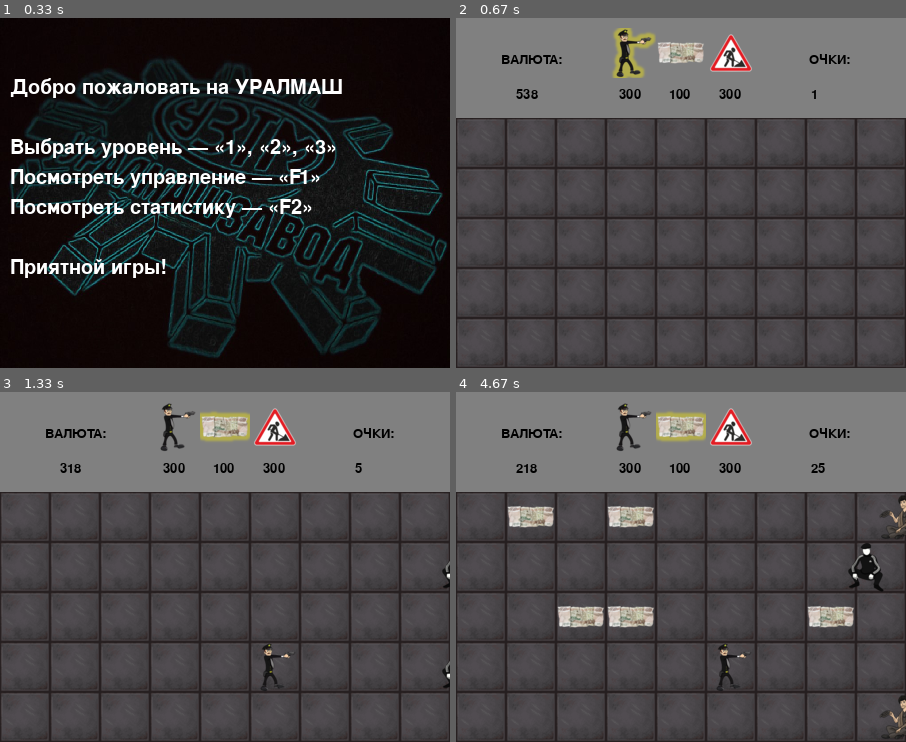
Above: before the commit, frames 1-4 (two rows, left to right).
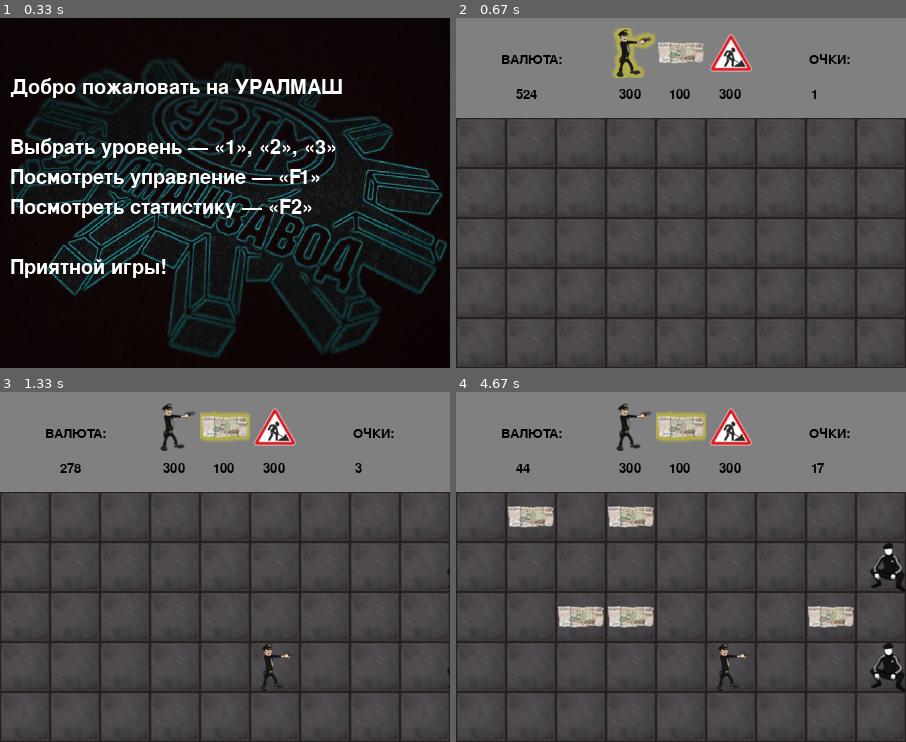
Above: after the commit, the same moments.

Repository: evsmol/pygame
Game: pygame game, started from main.py
Same seed, same stepped clock (60 frames per second), same inputs: the game is played once before the commit and once after it.
Inputs (mouse positions are in pixels of both pictures, inside the frame that each line leads up to):
- Up to frame 1 (0.33 s): no input
- Up to frame 2 (0.67 s): tap 3 at 0.33 s
- Up to frame 3 (1.33 s): click (270, 644) at 0.72 s; tap 2 at 1 s
- Up to frame 4 (4.67 s): click (537, 500) at 1.38 s; click (636, 623) at 1.72 s; click (555, 623) at 2.05 s; click (622, 511) at 2.88 s; click (820, 633) at 4.22 s

Frame 1 is identical in both runs. In frame 2, less than 0.1% of the frame differs, in the area x 14-19%, y 20-24%; in frame 3, 0.2%; in frame 4, 1.8%, in the area x 13-100%, y 20-100%.

Commit message:
added a collision

Diff:
--- a/main.py
+++ b/main.py
@@ -10,16 +10,16 @@
 pygame.display.set_icon(pygame.image.load("data/icon.png"))
 size = width, height = 450, 350  # размеры поля
 screen = pygame.display.set_mode(size)
-FPS = 60
+FPS = 40
 tile_width = tile_height = 50  # размеры клетки
 level = 0  # выбранный уровень
 music = True  # состояние музыки
 
 # музыка
 # sound_start = pg.mixer.Sound('data/start.mp3')
-# sound_start.set_volume(0.5)
+# sound_start.set_volume(0.2)
 # sound_main = pg.mixer.Sound('data/main.mp3')
-# sound_main.set_volume(0.5)
+# sound_main.set_volume(0.2)
 
 
 # выход из программы
@@ -181,10 +181,16 @@
     def __init__(self, pos_x, pos_y):
         super().__init__(evil_group, all_sprites)
         self.image = evil_images['gop']
+        self.mask = pygame.mask.from_surface(self.image)
         self.rect = self.image.get_rect().move(
             tile_width * pos_x, tile_height * pos_y)
         self.health = 5
         self.speed_counter = 0
+
+    def damage(self):
+        self.health -= 1
+        if self.health == 0:
+            self.kill()
 
     def update(self):
         if self.speed_counter == 3:
@@ -199,6 +205,7 @@
     def __init__(self, pos_x, pos_y):
         super().__init__(evil_group, all_sprites)
         self.image = evil_images['beggar']
+        self.mask = pygame.mask.from_surface(self.image)
         self.rect = self.image.get_rect().move(
             tile_width * pos_x, tile_height * pos_y)
         self.health = 5
@@ -217,6 +224,7 @@
     def __init__(self, pos_x, pos_y):
         super().__init__(evil_group, all_sprites)
         self.image = evil_images['drunk']
+        self.mask = pygame.mask.from_surface(self.image)
         self.rect = self.image.get_rect().move(
             tile_width * pos_x, tile_height * pos_y)
         self.health = 5
@@ -235,6 +243,7 @@
     def __init__(self, pos_x, pos_y):
         super().__init__(npc_group, all_sprites)
         self.image = npc_images['cop']
+        self.mask = pygame.mask.from_surface(self.image)
         self.rect = self.image.get_rect().move(
             tile_width * pos_x, tile_height * pos_y)
         self.x = pos_x
@@ -255,6 +264,7 @@
     def __init__(self, pos_x, pos_y):
         super().__init__(bullet_group, all_sprites)
         self.image = npc_images['bullet']
+        self.mask = pygame.mask.from_surface(self.image)
         self.rect = self.image.get_rect().move(
             tile_width * pos_x + 28, tile_height * pos_y)
 
@@ -267,6 +277,7 @@
     def __init__(self, pos_x, pos_y):
         super().__init__(npc_group, all_sprites)
         self.image = npc_images['sotochka']
+        self.mask = pygame.mask.from_surface(self.image)
         self.rect = self.image.get_rect().move(
             tile_width * pos_x, tile_height * pos_y)
         self.x = pos_x
@@ -279,6 +290,7 @@
     def __init__(self, pos_x, pos_y):
         super().__init__(npc_group, all_sprites)
         self.image = npc_images['sign']
+        self.mask = pygame.mask.from_surface(self.image)
         self.rect = self.image.get_rect().move(
             tile_width * pos_x, tile_height * pos_y)
         self.x = pos_x
@@ -300,6 +312,17 @@
 
 
 Gop(9, 5)
+Gop(10, 5)
+Gop(11, 5)
+Gop(12, 5)
+Gop(13, 5)
+Gop(14, 5)
+Gop(15, 5)
+Gop(16, 5)
+Gop(17, 5)
+Gop(18, 5)
+Gop(19, 5)
+Gop(20, 5)
 Drunk(10, 4)
 Gop(9, 3)
 Beggar(11, 2)
@@ -381,8 +404,15 @@
                             board[y][x] = 3
                             MONEY -= 300
                             Sign(x, y + 2)
-        pygame.sprite.groupcollide(bullet_group, evil_group, True, True)
-        pygame.sprite.groupcollide(npc_group, evil_group, True, True)
+
+    # столкновения
+    bullet_collide = pygame.sprite.groupcollide(bullet_group, evil_group,
+                                                False, False)
+    npc_collide = pygame.sprite.groupcollide(npc_group, evil_group,
+                                             True, True)
+
+    for key, value in bullet_collide.items():
+        key.kill()
 
     MONEY += 2
     POINTS += 1
